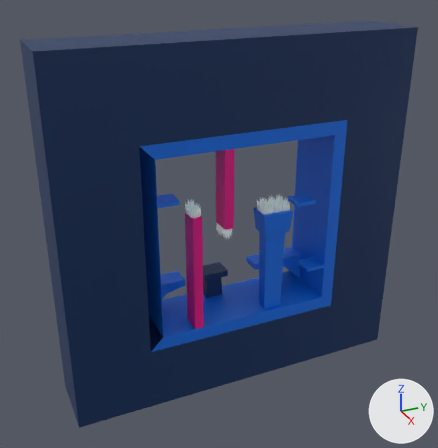
A saved change to the glTF model models/import/fase3glbs/face3B.glb.
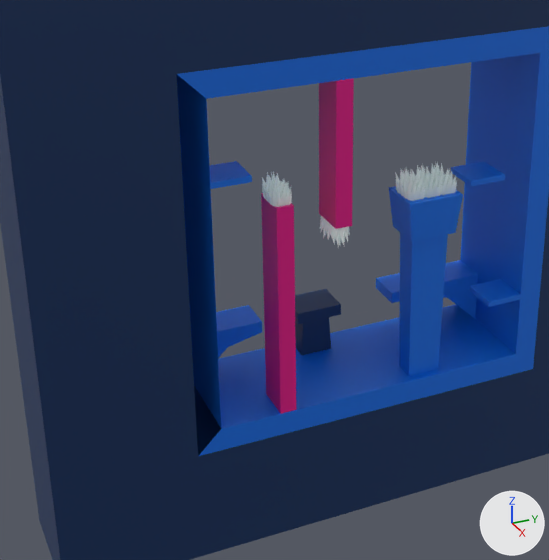
There are two pictures of each version: one whole from a 50 mm camera at (493.0, -190.0, 1101.0) aimed at (-232.0, 137.0, 738.0), one close up on the part from 10% to 78% of the width and 24% to 91% of the height. Lighting does not change. The marker at lower right points along +X, +Y and +Z. The older version's two pictures come first. Where no turn or scale is listed for an object, it has been applied to the vertices. Vertices at exactly the same position are counted once.

The scene before the commit, as lines of its bpy script (objects in view):
```python
ob_cubo_col_007 = bpy.data.objects.new('Cubo-col.007', me_cubo_007)
ob_cubo_col_007.location = (-261.2, 52.0, 638.6)
ob_cubo_col_007.rotation_euler = (0.0, 0.0, -1.571)  # degrees (0, 0, -90)
ob_cubo_col_007.scale = (-15.0, -15.0, -15.0)
ob_espinhos_001 = bpy.data.objects.new('espinhos.001', me_plano_006)
ob_espinhos_001.location = (-195.9, 191.1, 772.2)
ob_espinhos_002 = bpy.data.objects.new('espinhos.002', me_plano_007)
ob_espinhos_002.location = (-195.9, 205.3, 772.2)
ob_espinhos_003 = bpy.data.objects.new('espinhos.003', me_plano_008)
ob_espinhos_003.location = (-195.9, 217.9, 772.2)
ob_espinhos_004 = bpy.data.objects.new('espinhos.004', me_plano_009)
ob_espinhos_004.location = (-195.9, 128.6, 744.1)
ob_espinhos_005 = bpy.data.objects.new('espinhos.005', me_plano_010)
ob_espinhos_005.location = (-195.9, 82.9, 786.9)
ob_planotrue_col_003 = bpy.data.objects.new('PlanoTrue-col.003', me_plano_004)
ob_planotrue_col_003.location = (-226.0, 162.4, 776.5)
# me_plano_004
# before: 2 (45.0, -153.0, 108.0) at pixel (176, 73), 4 (45.0, -133.0, -170.0) at pixel (221, 428), 19 (45.0, -133.0, 89.0) at pixel (206, 98), 20 (45.0, -153.0, -190.0) at pixel (198, 456)
# also in view: 'Cubo-col.014' at (-196.0, 204.0, 685.0); 'Cubo-col.017' at (-196.0, 83.0, 692.0); 'Cubo-col.011' at (-196.0, 273.0, 660.0); 'Cubo-col.008' at (-261.0, 138.0, 628.0); 'Cubo-col.018' at (-196.0, 250.0, 770.0)
```
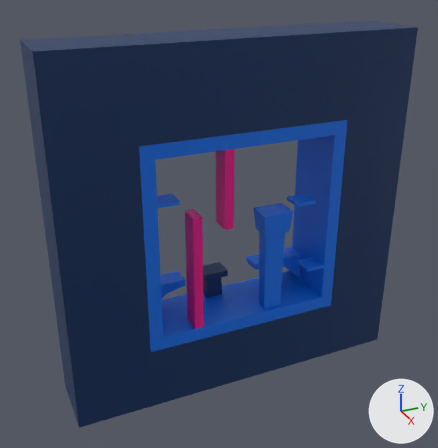
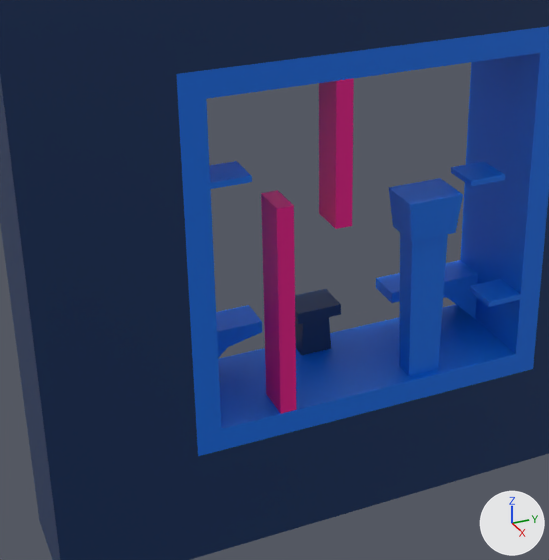
Pixel boxes [x1, y1, x2, y2] of what changed, in the close-ups (549 x 560 px):
```json
{"object": "espinhos.005", "change": "deleted", "before": [262, 171, 292, 207]}
{"object": "espinhos.001", "change": "deleted", "before": [395, 167, 426, 201]}
{"object": "espinhos.002", "change": "deleted", "before": [412, 165, 442, 198]}
{"object": "espinhos.003", "change": "deleted", "before": [426, 162, 457, 195]}
{"object": "espinhos.004", "change": "deleted", "before": [320, 216, 350, 248]}
{"part": 1, "of": "me_plano_004", "change": "added", "after": [176, 74, 221, 456], "on screen": "blue"}
```

Scene script edits in JSON lines:
```json
{"block": "me_plano_004", "where": "# used by ob_planotrue_col_003; location = (-226.0, 162.4, 776.5)"}
{"block": "me_plano_004", "where": "# verts and faces of me_plano_004; kept vertices keep their numbers, new ones are numbered from 28"}
{"op": "remove", "block": "me_plano_004", "code": "me_plano_004.from_pydata(...)  # 28 vertices, 51 faces; spans x -50.0..45.0, y -153.0..145.0, z -190.0..108.0"}
{"op": "add", "block": "me_plano_004", "code": "me_plano_004.from_pydata(...)  # 28 vertices, 53 faces; spans x -50.0..45.0, y -153.0..145.0, z -190.0..108.0"}
{"block": "me_plano_004", "change": "me_plano_004 part 1"}
{"op": "add", "block": "me_plano_004", "code": "faces += [(2, 4, 19), (2, 20, 4)]  # mat_materiais_005 (blue #006ee7)"}
{"op": "remove", "block": "ob_espinhos_001", "code": ["ob_espinhos_001 = bpy.data.objects.new('espinhos.001', me_plano_006)", "ob_espinhos_001.location = (-195.9, 191.1, 772.2)"]}
{"op": "remove", "block": "ob_espinhos_002", "code": ["ob_espinhos_002 = bpy.data.objects.new('espinhos.002', me_plano_007)", "ob_espinhos_002.location = (-195.9, 205.3, 772.2)"]}
{"op": "remove", "block": "ob_espinhos_003", "code": ["ob_espinhos_003 = bpy.data.objects.new('espinhos.003', me_plano_008)", "ob_espinhos_003.location = (-195.9, 217.9, 772.2)"]}
{"op": "remove", "block": "ob_espinhos_004", "code": ["ob_espinhos_004 = bpy.data.objects.new('espinhos.004', me_plano_009)", "ob_espinhos_004.location = (-195.9, 128.6, 744.1)"]}
{"op": "remove", "block": "ob_espinhos_005", "code": ["ob_espinhos_005 = bpy.data.objects.new('espinhos.005', me_plano_010)", "ob_espinhos_005.location = (-195.9, 82.9, 786.9)"]}
```
